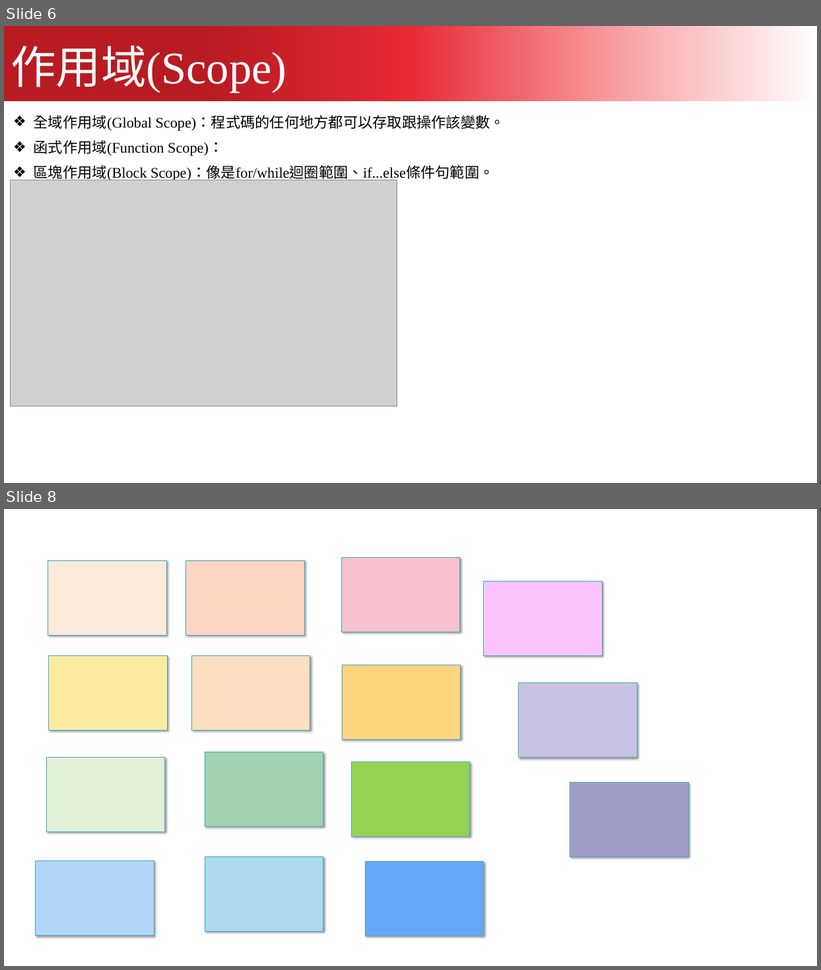
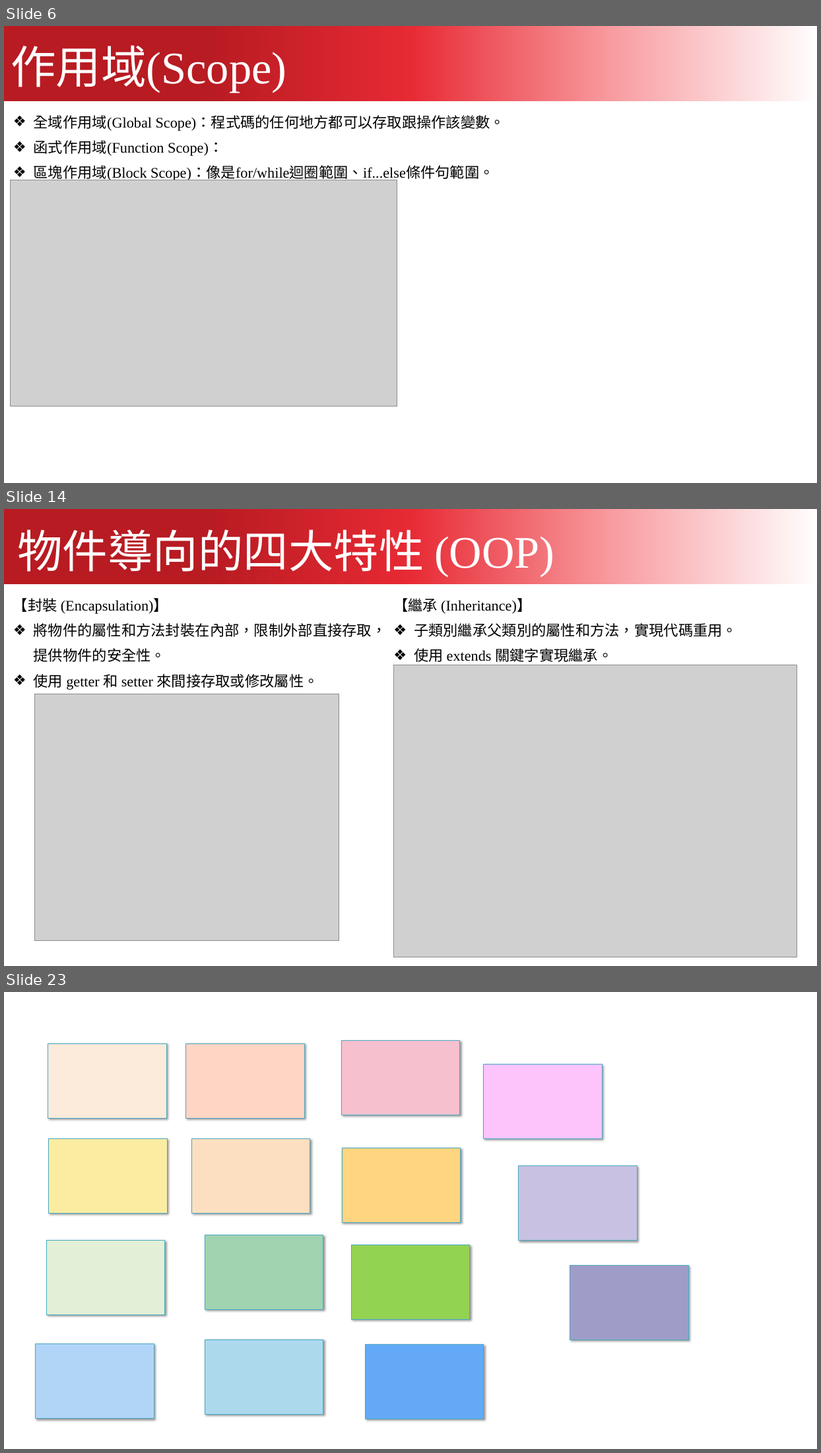
Before and after one commit to kcwc1029/blog, a slide deck: 互動網頁設計/JavaScript/javascript_01.pptx. Shown one above the other, each under a label of ours: slides 6 and 8 before the commit, slides 6, 14 and 23 after it; the slides between them are not shown. The pictures are 821x970 and 821x1453 pixels, drawn with LibreOffice and Linux fonts; fonts in the diff are those of the drawing; grey boxes stand for pictures. Boxes give left, top, right and bottom in pixels: in the first picture for what was removed or moved away, otherwise in the second. Text is boxed around its words. In the diff, an @@ line names an element or a change of style, - is before the commit and + after.

```diff
--- a/互動網頁設計/JavaScript/javascript_01.pptx
+++ b/互動網頁設計/JavaScript/javascript_01.pptx
@@ slide 14 added at [4, 509, 817, 966], background #FFFFFF @@
@@ freeform shape added at [4, 509, 817, 584], fill gradient #B81B22 to #E82A34 to #F89DA1 to #FFFFFF @@
@@ text added at [18, 529, 554, 577], 80 pt, text #FFFFFF @@
+物件導向的四大特性 (OOP)
@@ text added at [13, 598, 387, 690], 26 pt, text #000000 @@
+【封裝 (Encapsulation)】
+❖ 將物件的屬性和方法封裝在內部，限制外部直接存取，提供物件的安全性。
+❖ 使用 getter 和 setter 來間接存取或修改屬性。
@@ text added at [393, 598, 737, 662], 26 pt, text #000000 @@
+【繼承 (Inheritance)】
+❖ 子類別繼承父類別的屬性和方法，實現代碼重用。
+❖ 使用 extends 關鍵字實現繼承。
@@ picture added at [393, 665, 797, 957] @@
@@ picture added at [34, 694, 339, 941] @@
@@ what was slide 8 is now slide 23 @@
```
Also in this commit, not shown: 3 slides changed, 14 other slides added, 14 other files.
